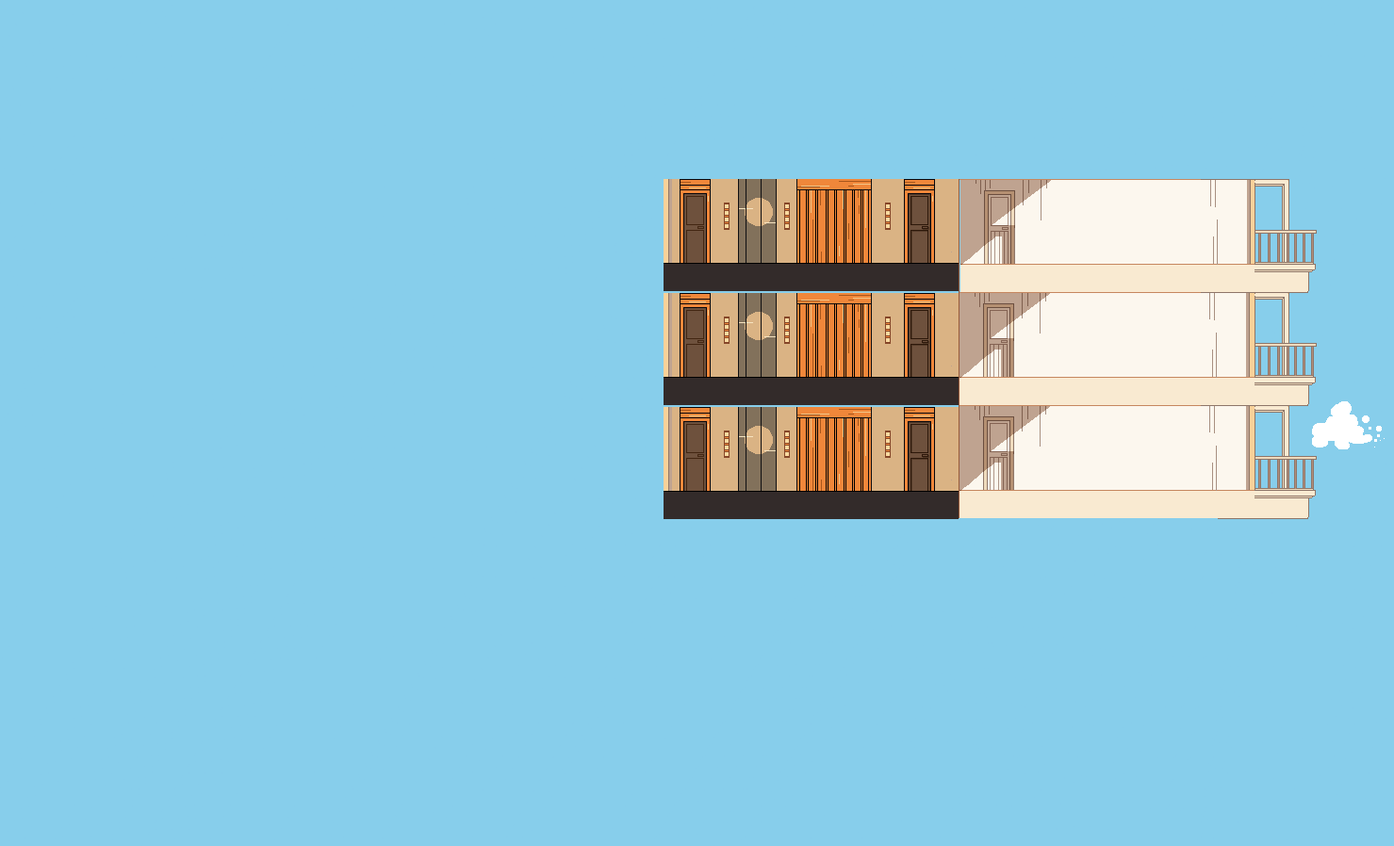
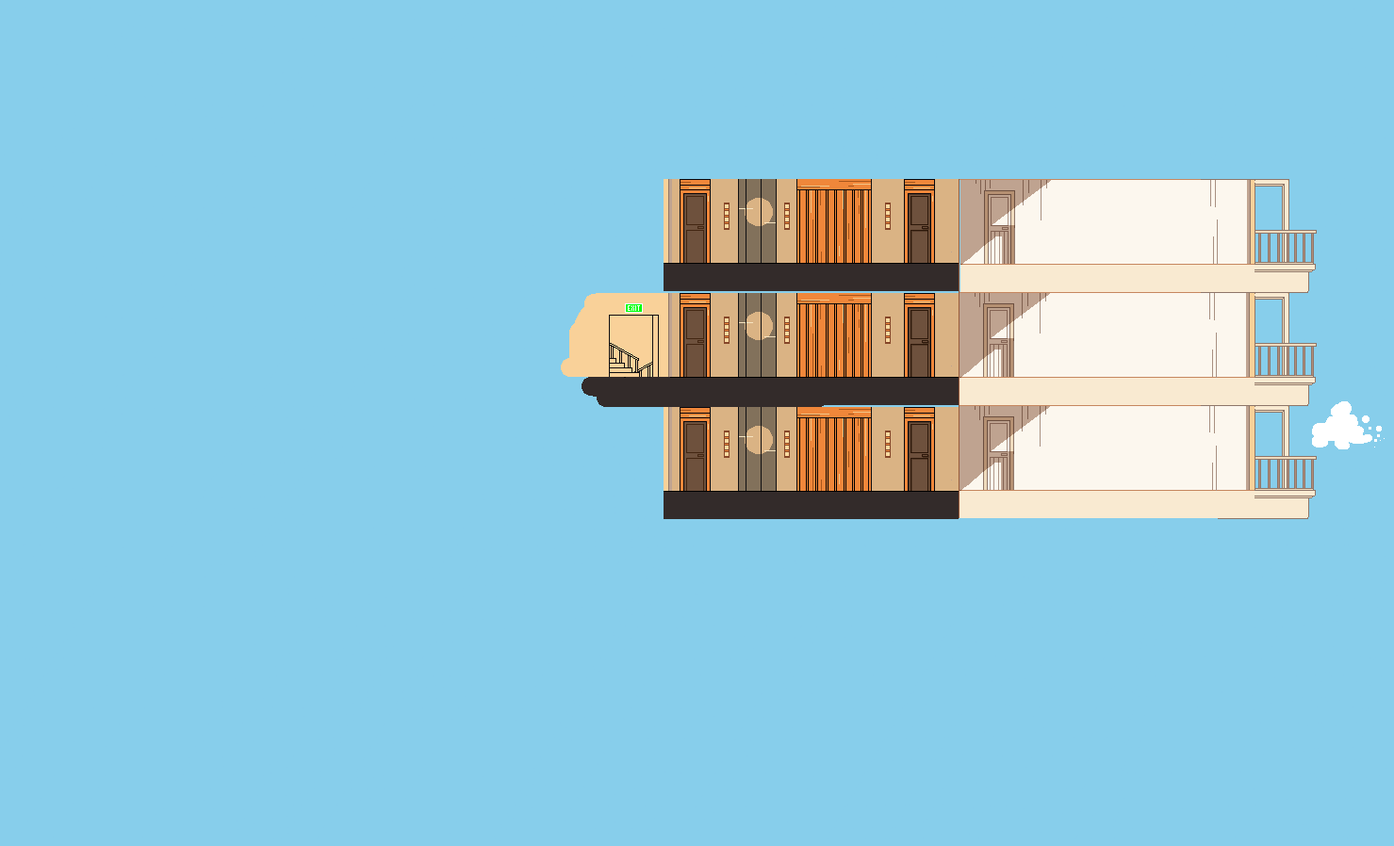
Revision of a layered 1394 x 846 image; what changed, layer by layer:
added layer "Layer 15" above "staircase ledge" over [624, 303, 643, 313]
added layer "staircase ledge" (1st of 2) above "staircase ledge" over [623, 314, 654, 378]
added layer "staircase ledge" (2nd of 2) above "Layer 17" over [608, 342, 639, 374]
added layer "Layer 17" above "Layer 16" over [608, 358, 617, 374]
added layer "Layer 16" above "Layer 14" over [614, 362, 640, 377]
added layer "Layer 14" above "Layer 13" over [608, 314, 659, 377]
added layer "Layer 13" above "Layer 12" over [560, 293, 824, 408]
painted on "Gradient Fill 1" over [560, 293, 824, 408]
